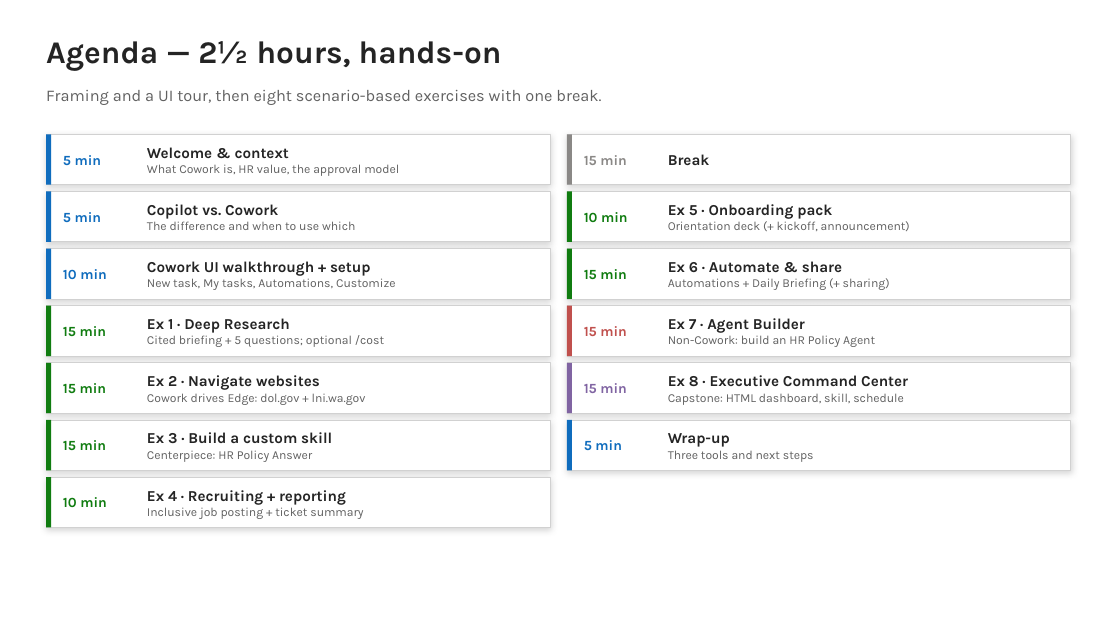
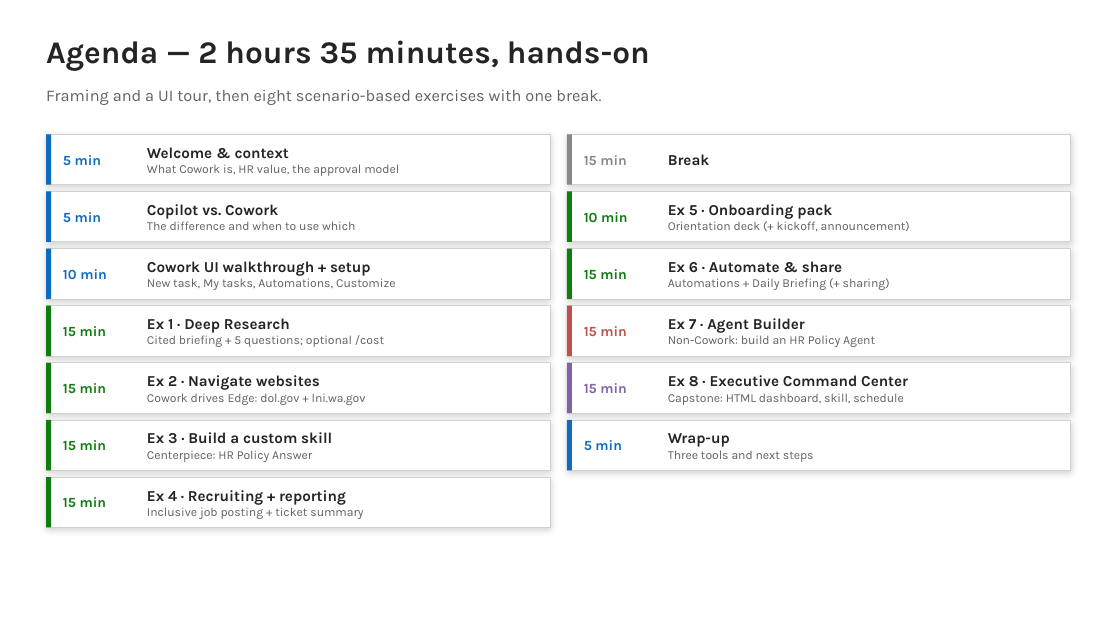
Before and after one commit to ragage/ai_hr_cowork_workshop, a slide deck: slide 2 of instructor/instructor-deck.pptx. Drawn at 1120x630 pixels with LibreOffice and Linux fonts; fonts in the diff are those of the drawing. Boxes give left, top, right and bottom in pixels: in the first picture for what was removed or moved away, otherwise in the second. Text is boxed around its words. In the diff, an @@ line names an element or a change of style, - is before the commit and + after.

```diff
--- a/instructor/instructor-deck.pptx
+++ b/instructor/instructor-deck.pptx
@@ text at bbox=[46, 40, 650, 71]: text changed @@
-Agenda — 2½ hours, hands-on
+Agenda — 2 hours 35 minutes, hands-on
@@ text at bbox=[63, 497, 107, 507]: text changed @@
-10 min
+15 min
```
Also in this commit, not shown: 10 other slides changed, 19 other files.
